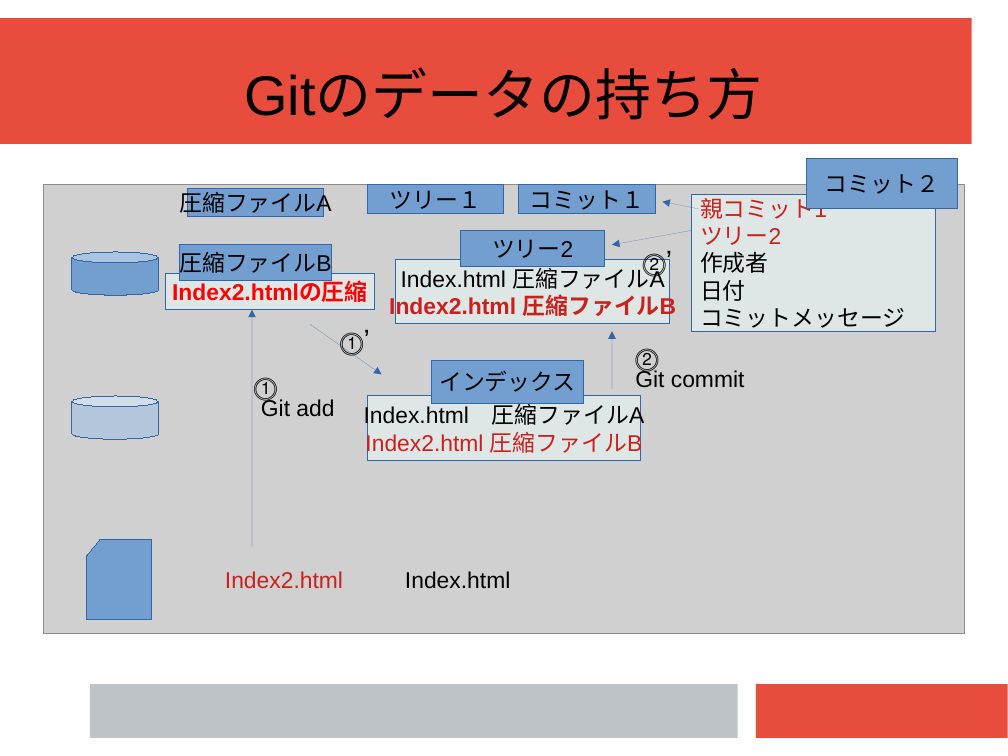
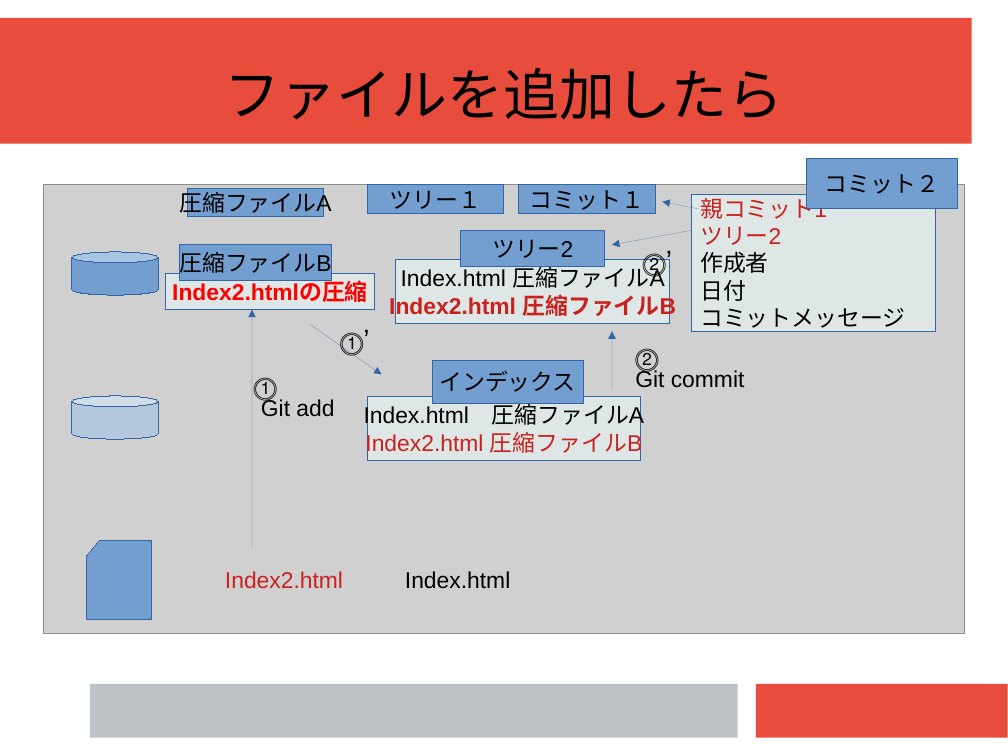
Before and after one commit to workingg/working_g, a slide deck: slide 13 of 資料/発表資料.pptx. Drawn at 1008x756 pixels with LibreOffice and Linux fonts; fonts in the diff are those of the drawing; grey boxes stand for pictures. Boxes give left, top, right and bottom in pixels: in the first picture for what was removed or moved away, otherwise in the second. Text is boxed around its words. In the diff, an @@ line names an element or a change of style, - is before the commit and + after.

```diff
--- a/資料/発表資料.pptx
+++ b/資料/発表資料.pptx
@@ text at <box>224,68,783,120</box>: text changed @@
-Gitのデータの持ち方
+ファイルを追加したら
```
Also in this commit, not shown: 1 other slide changed, 2 slides added.
